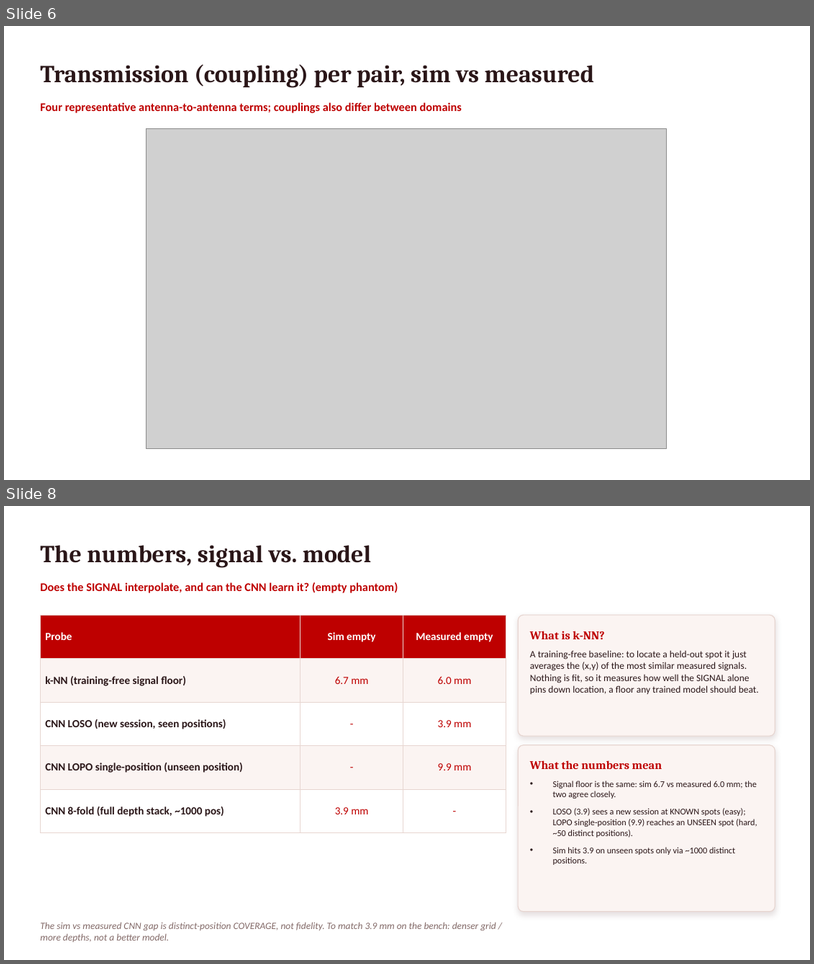
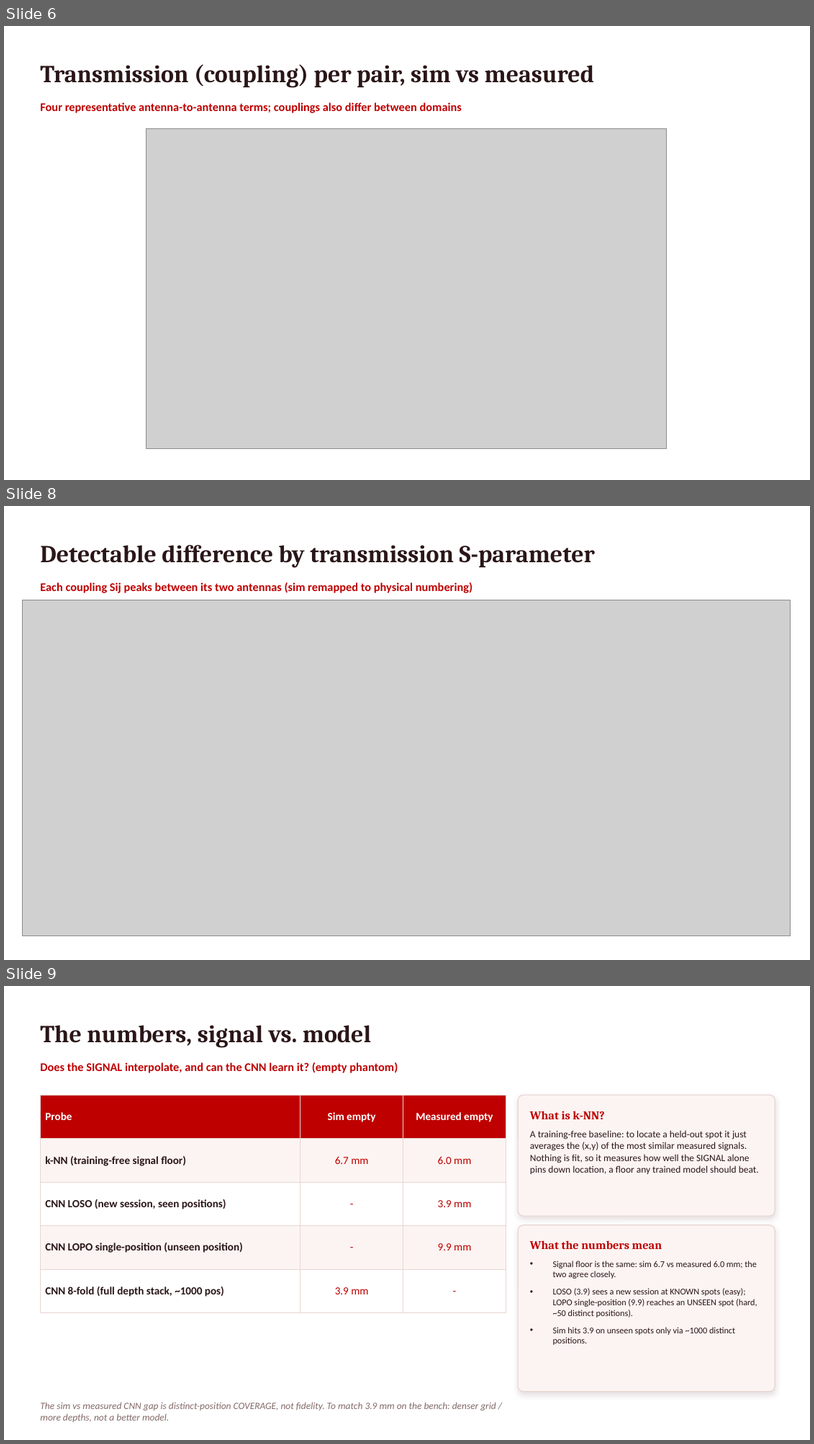
Before and after one commit to pmart1534/microwave-phantom-localization-cnn-mlp, a slide deck: regression_deck/Deck3_Sim_vs_Measured.pptx. Shown one above the other, each under a label of ours: slides 6 and 8 before the commit, slides 6, 8 and 9 after it; the slides between them are not shown. The pictures are 814x964 and 814x1444 pixels, drawn with LibreOffice and Linux fonts; fonts in the diff are those of the drawing; grey boxes stand for pictures. Boxes give left, top, right and bottom in pixels: in the first picture for what was removed or moved away, otherwise in the second. Text is boxed around its words. In the diff, an @@ line names an element or a change of style, - is before the commit and + after.

```diff
--- a/regression_deck/Deck3_Sim_vs_Measured.pptx
+++ b/regression_deck/Deck3_Sim_vs_Measured.pptx
@@ slide 8 added at (4, 506, 810, 960), background #FFFFFF @@
@@ text added at (40, 545, 595, 568), 29 pt, text #2A1618, bold @@
+Detectable difference by transmission S-parameter
@@ text added at (40, 582, 473, 593), 14 pt, text #BE0000, bold @@
+Each coupling Sij peaks between its two antennas (sim remapped to physical numbering)
@@ picture added at (22, 600, 790, 936) @@
@@ what was slide 8 is now slide 9 @@
```
Also in this commit, not shown: 1 slide changed, 4 other files.
